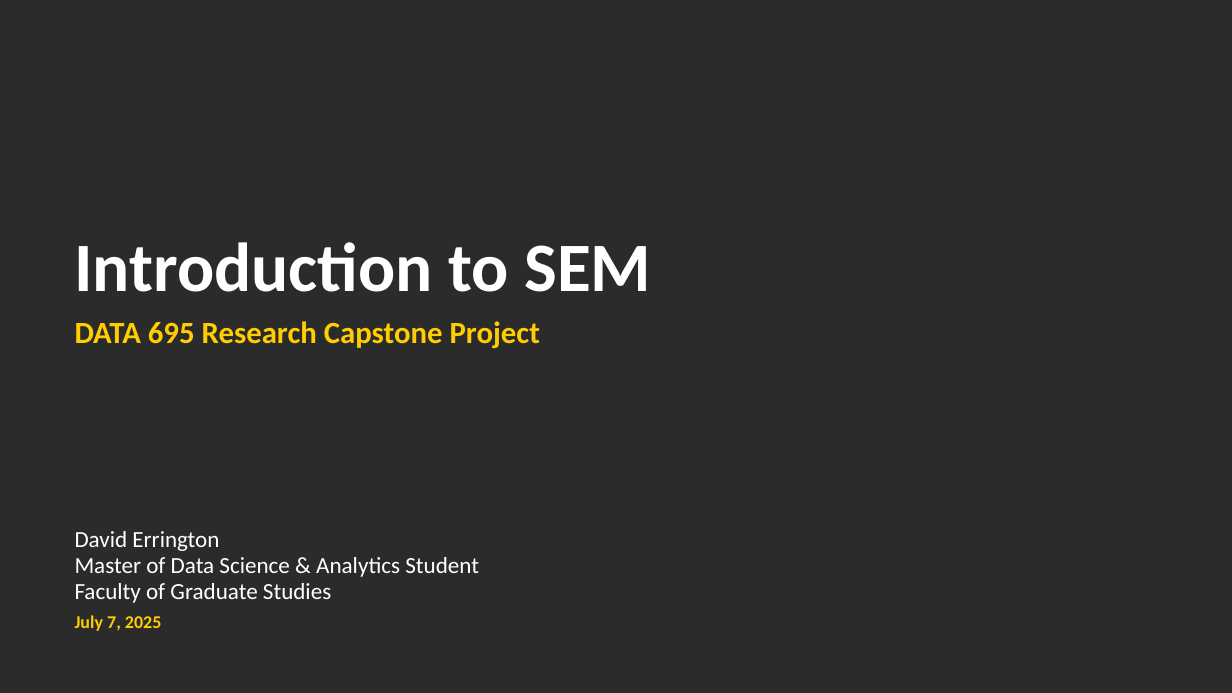
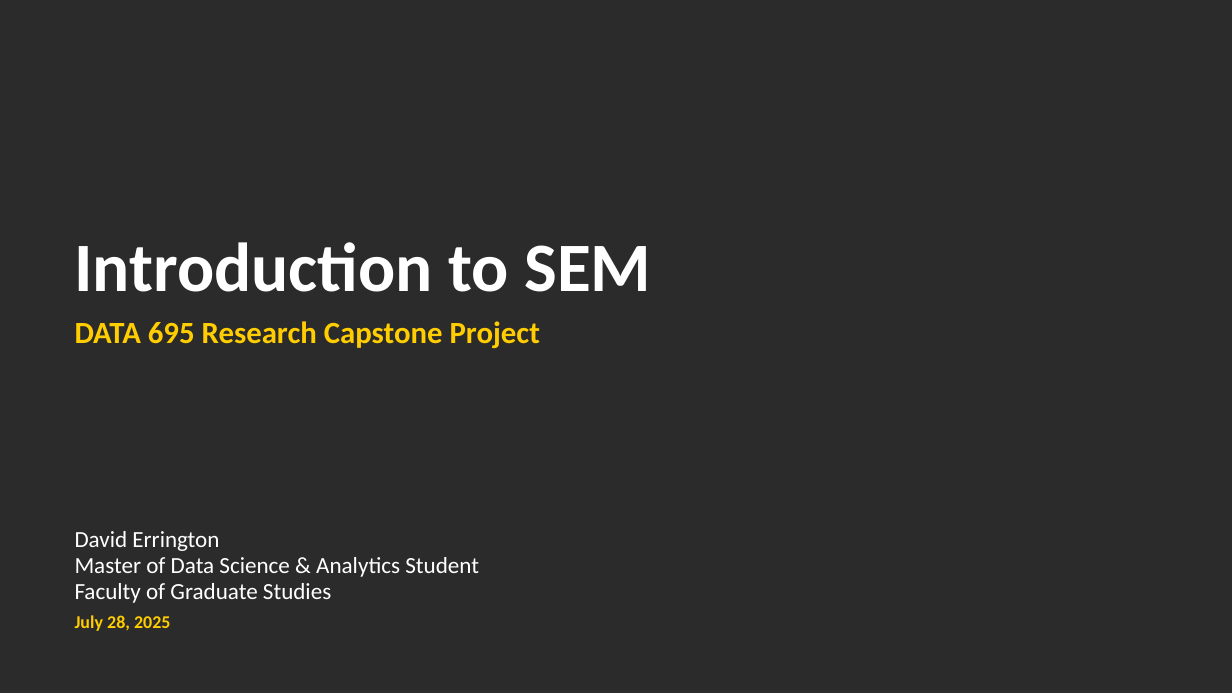
Before and after one commit to dserrington/UCalgary-MDSA-Internship, a slide deck: slide 1 of DRAFT - Research Capstone Project v1.pptx. Drawn at 1232x693 pixels with LibreOffice and Linux fonts; fonts in the diff are those of the drawing; background and template pictures are left out; a plain dark background stands for a picture behind light text. Boxes give left, top, right and bottom in pixels: in the first picture for what was removed or moved away, otherwise in the second. Text is boxed around its words. In the diff, an @@ line names an element or a change of style, - is before the commit and + after.

```diff
--- a/DRAFT - Research Capstone Project v1.pptx
+++ b/DRAFT - Research Capstone Project v1.pptx
@@ text at bbox=[75, 615, 170, 631]: text changed @@
-July 7, 2025
+July 28, 2025
```
Also in this commit, not shown: 1 other file.
